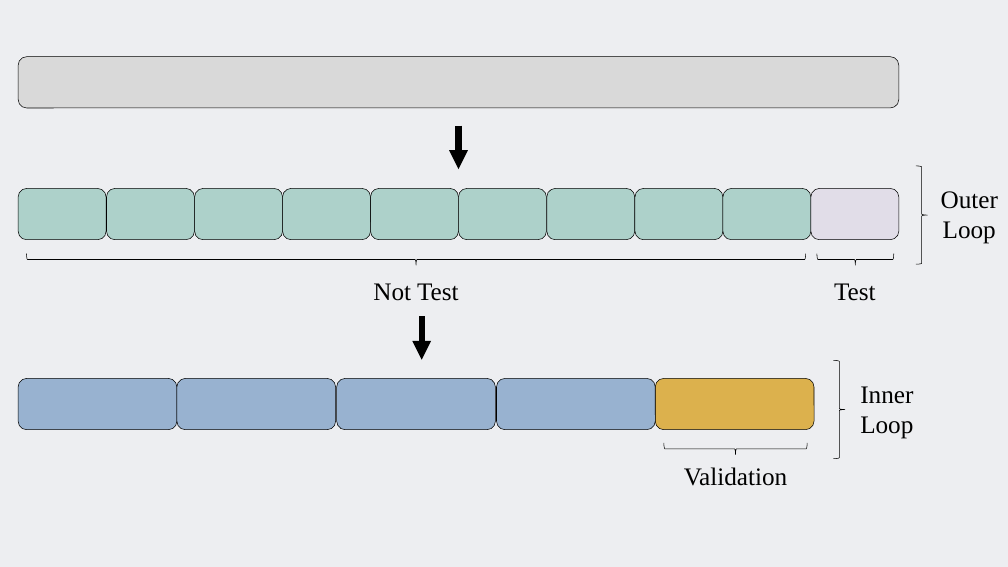
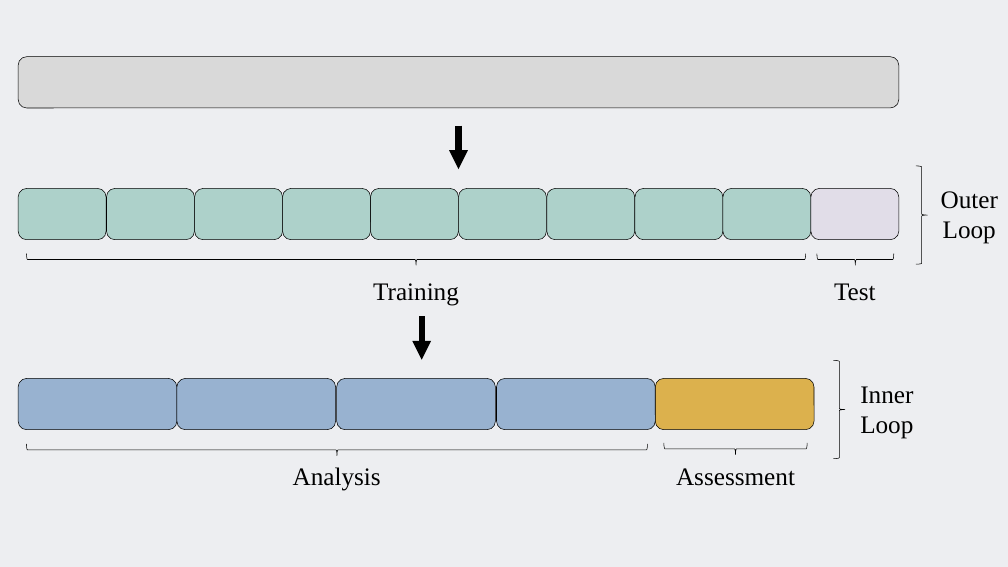
Before and after one commit to SMaRTWorkshops/mlr, a slide deck: slide 14 of figs/sw_figs.pptx (slide 13 before the commit). Drawn at 1008x567 pixels with LibreOffice and Linux fonts; fonts in the diff are those of the drawing. Boxes give left, top, right and bottom in pixels: in the first picture for what was removed or moved away, otherwise in the second. Text is boxed around its words. In the diff, an @@ line names an element or a change of style, - is before the commit and + after.

```diff
--- a/figs/sw_figs.pptx
+++ b/figs/sw_figs.pptx
@@ text at (373,283,459,306): text changed @@
-Not Test
+Training
@@ left brace added at (27,444,648,456), outline #000000 0.5 pt @@
@@ text added at (293,467,381,491), 24 pt, text #000000 @@
+Analysis
@@ text at (676,468,795,486): text changed @@
-Validation
+Assessment
```
Also in this commit, not shown: 6 other slides changed, 1 slide added, 5 other files.
